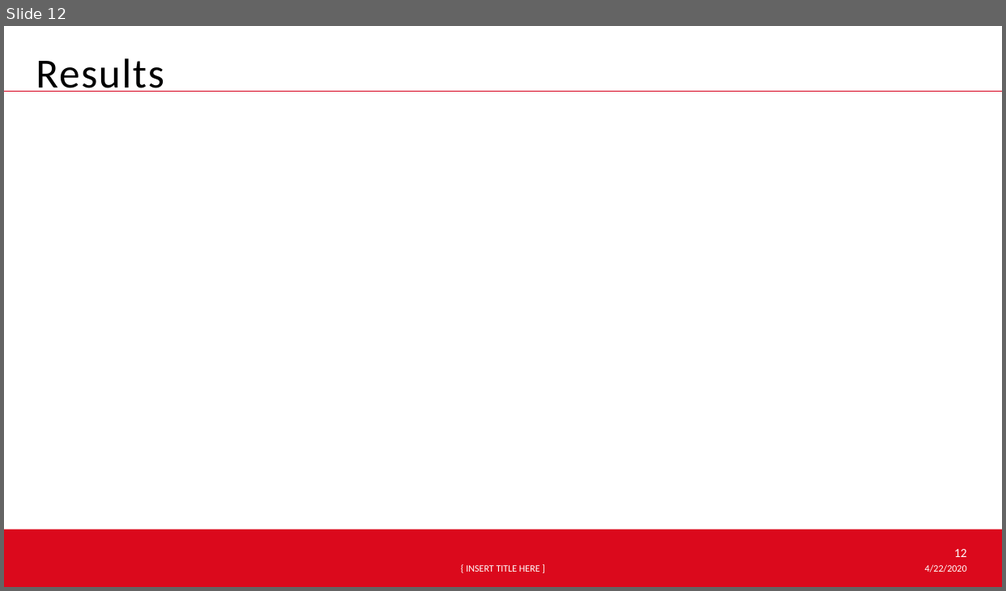
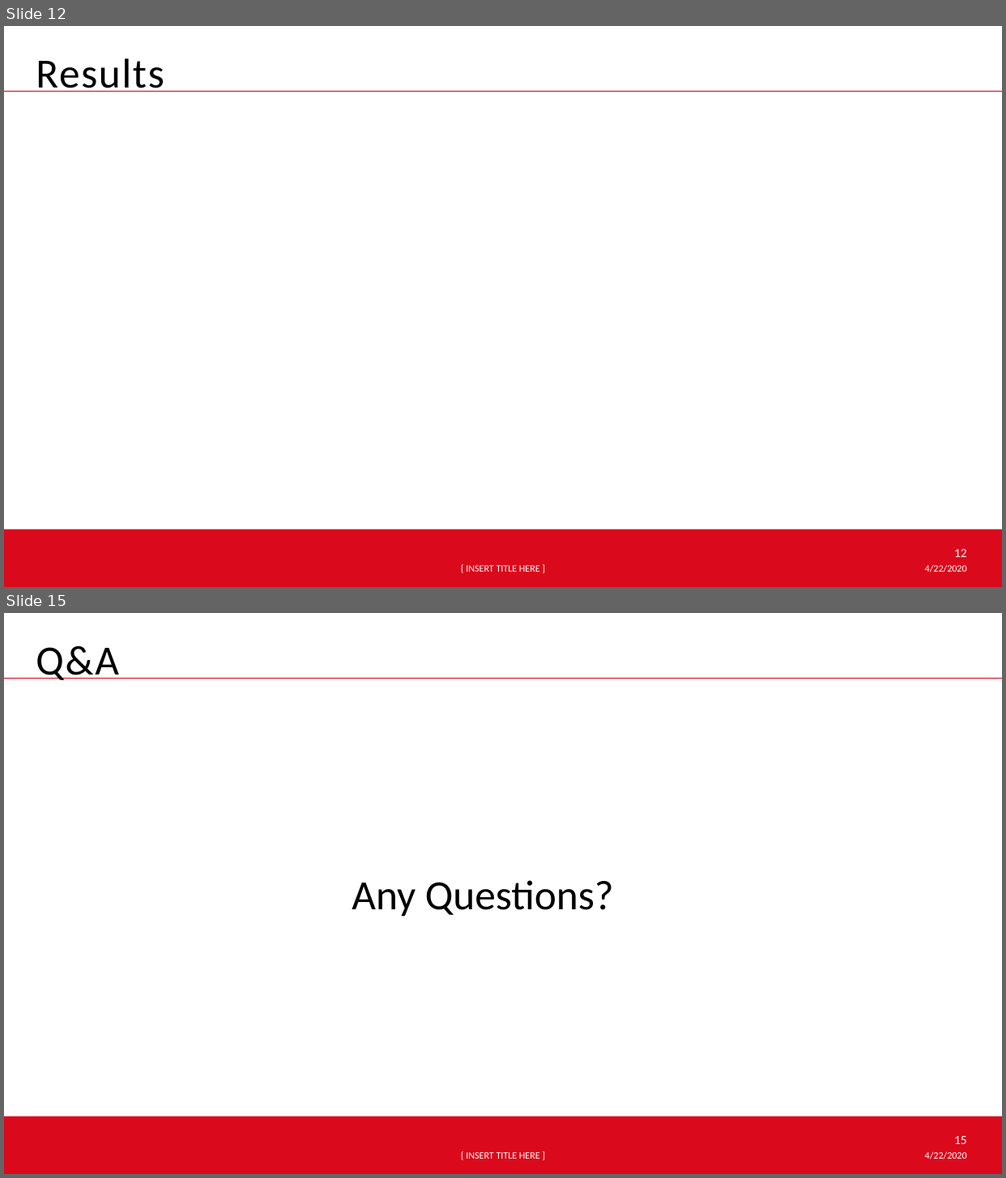
Before and after one commit to hehonglu123/optimal_control, a slide deck: Optimal Control Theory.pptx. Shown one above the other, each under a label of ours: slide 12 before the commit, slides 12 and 15 after it; the slides between them are not shown. The pictures are 1006x591 and 1006x1178 pixels, drawn with LibreOffice and Linux fonts; fonts in the diff are those of the drawing; background and template pictures are left out. Boxes give left, top, right and bottom in pixels: in the first picture for what was removed or moved away, otherwise in the second. Text is boxed around its words. In the diff, an @@ line names an element or a change of style, - is before the commit and + after.

```diff
--- a/Optimal Control Theory.pptx
+++ b/Optimal Control Theory.pptx
@@ slide 15 added at <box>4,613,1002,1174</box>, background #FFFFFF; not listed: 5 template elements that a slide beside it also shows @@
@@ text added at <box>36,646,118,680</box>, 40 pt, text #000000 @@
+Q&A
@@ text added at <box>351,880,614,917</box>, 40 pt, text #000000 @@
+Any Questions?
```
Also in this commit, not shown: 8 slides changed, 2 other slides added.
